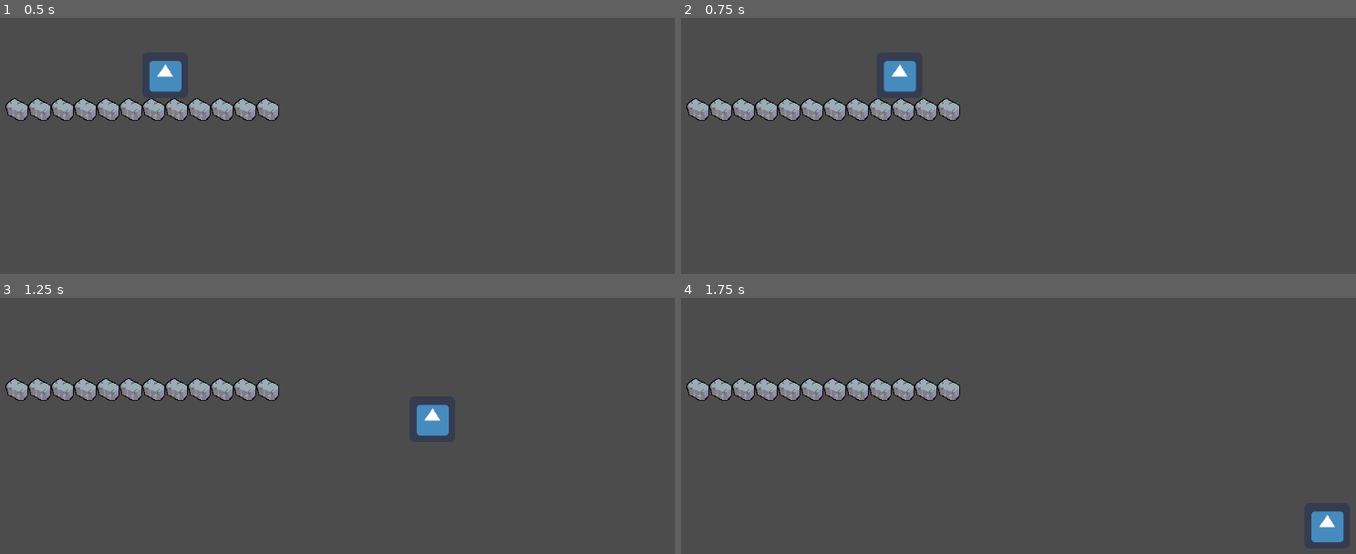
Above: before the commit, frames 1-4 (two rows, left to right).
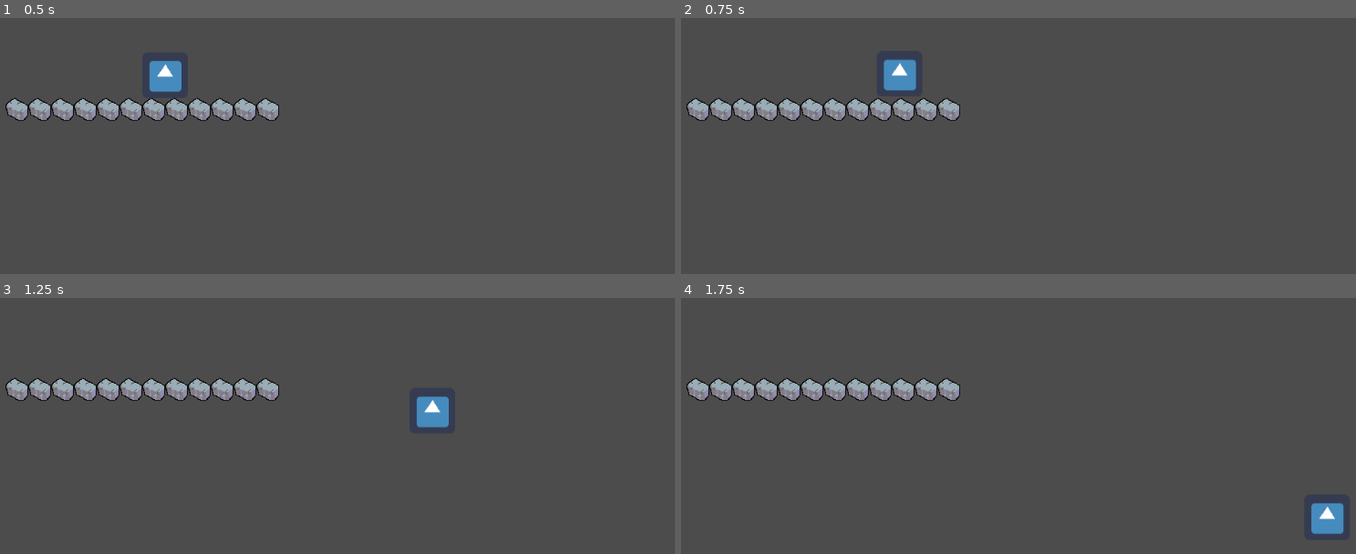
Above: after the commit, the same moments.

Repository: Tiggles/Github-Gameoff-2019
Game: Godot game, scene res://Main.tscn
Two runs of this game, one before a commit and one after it. Both use one fixed random seed, a clock stepped at 60 frames per second and the inputs below. The engine's default icon, where the game draws it, is replaced by a stand-in: a white triangle on a blue panel in a dark square.
Inputs:
- Up to frame 1 (0.5 s): no input
- Up to frame 2 (0.75 s): tap Enter at 0.5 s; hold Right (ui_right) from 0.53 s (still down); hold Up (ui_up) from 0.53 s (still down)
- Up to frame 3 (1.25 s): keep holding Right (ui_right); keep holding Up (ui_up)
- Up to frame 4 (1.75 s): keep holding Right (ui_right); release Up (ui_up) at 1.28 s; tap Up (ui_up) at 1.35, 1.52 s

Frame 1 is identical in both runs. In frame 2, 0.1% of the frame differs, in the area x 30-35%, y 16-29%; in frame 3, 0.4%; in frame 4, 0.4%, in the area x 93-99%, y 80-96%.

Commit message:
Implemented poor jumping

Diff:
--- a/GGGG/Main.tscn
+++ b/GGGG/Main.tscn
@@ -66,6 +66,7 @@
 
 [node name="Player" parent="." instance=ExtResource( 1 )]
 position = Vector2( 256, 168 )
+jump_velocity = 800
 
 [node name="TileMap" type="TileMap" parent="."]
 tile_set = SubResource( 1 )
--- a/GGGG/Player.gd
+++ b/GGGG/Player.gd
@@ -11,9 +11,11 @@
 export var max_movement_speed: int = 600
 # FIXME: find better name
 export var movement_acceleration: int = 60
-
 export var max_fall_speed: int = 300
 export var fall_acceleration: int = 300
+
+var can_jump: bool = false
+export var jump_velocity: int = 1200
 
 # Called when the node enters the scene tree for the first time.
 func _ready() -> void:
@@ -36,7 +38,14 @@
 
 	velocity.y = min(velocity.y + fall_acceleration, max_fall_speed)
 
-	if is_on_floor(): print("ya")
+	if Input.is_action_pressed("ui_up"):
+		if can_jump:
+			velocity.y = -jump_velocity
+
+	if is_on_floor() or is_on_wall():
+		can_jump = true
+	else:
+		can_jump = false
 
 func _physics_process(delta: float):
 	get_input(delta)
--- a/GGGG/Player.tscn
+++ b/GGGG/Player.tscn
@@ -9,6 +9,7 @@
 [node name="Player" type="KinematicBody2D"]
 collision_layer = 2
 script = ExtResource( 1 )
+jump_velocity = 2000
 
 [node name="CollisionShape2D" type="CollisionShape2D" parent="."]
 shape = SubResource( 1 )
